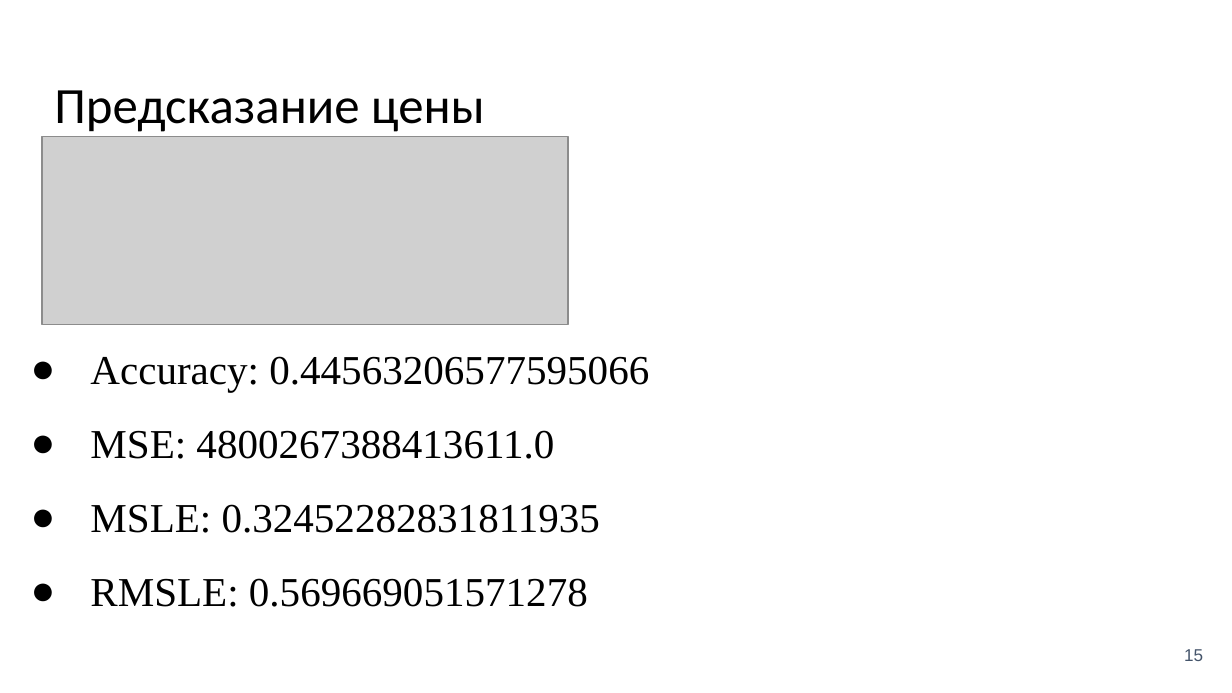
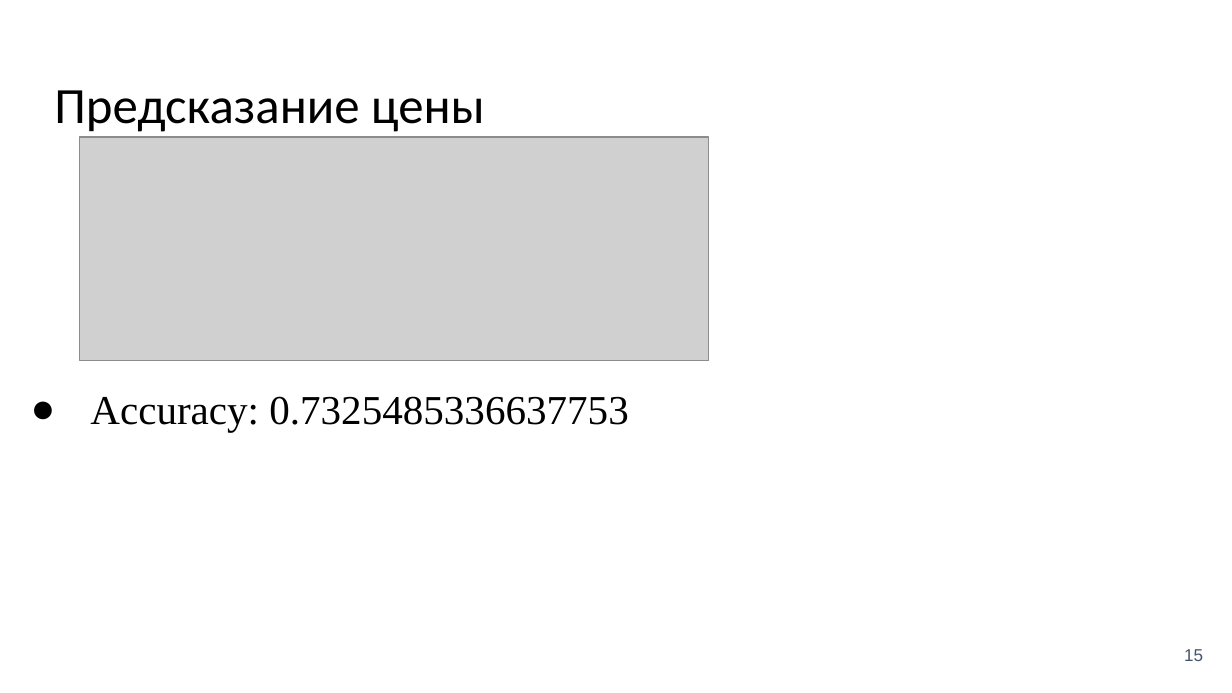
Before and after one commit to danil99152/prediction-of-government-tenders, a slide deck: slide 15 of Разработка системы прогнозов тендерных закупок.pptx. Drawn at 1232x693 pixels with LibreOffice and Linux fonts; fonts in the diff are those of the drawing; grey boxes stand for pictures. Boxes give left, top, right and bottom in pixels: in the first picture for what was removed or moved away, otherwise in the second. Text is boxed around its words. In the diff, an @@ line names an element or a change of style, - is before the commit and + after.

```diff
--- a/Разработка системы прогнозов тендерных закупок.pptx
+++ b/Разработка системы прогнозов тендерных закупок.pptx
@@ picture: place and size @@
-picture at [42, 137, 568, 325]
+picture at [80, 137, 708, 360]
@@ text at [90, 396, 628, 432]: text changed @@
-● Accuracy: 0.44563206577595066
-● MSE: 4800267388413611.0
-● MSLE: 0.32452282831811935
-● RMSLE: 0.569669051571278
+● Accuracy: 0.7325485336637753
```
Also in this commit, not shown: 5 other slides changed.
